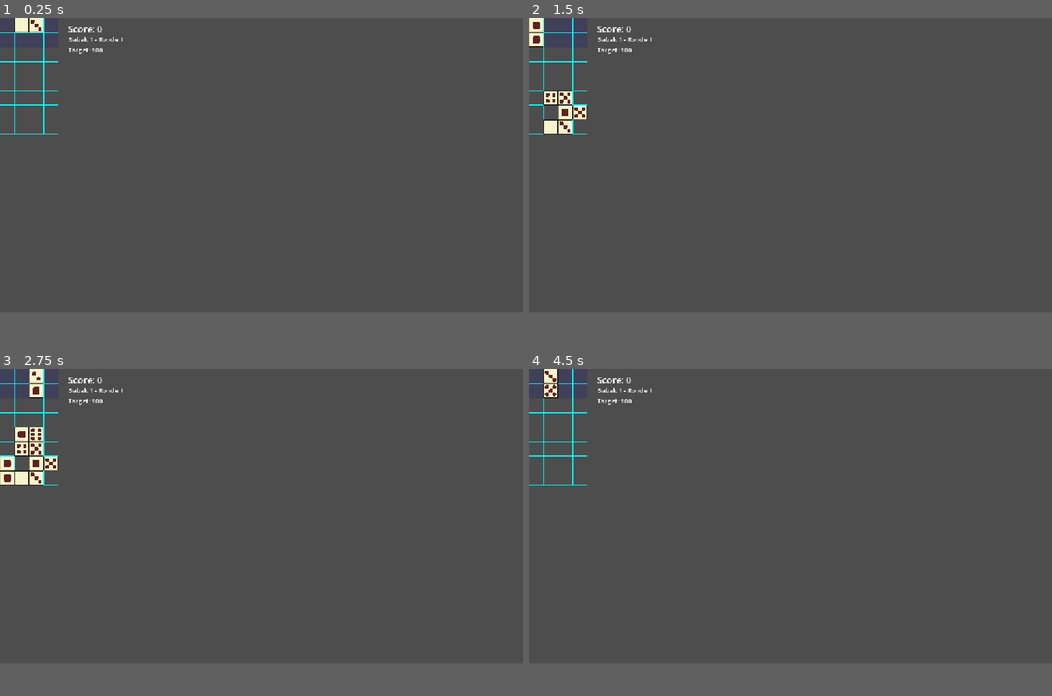
Above: before the commit, frames 1-4 (two rows, left to right).
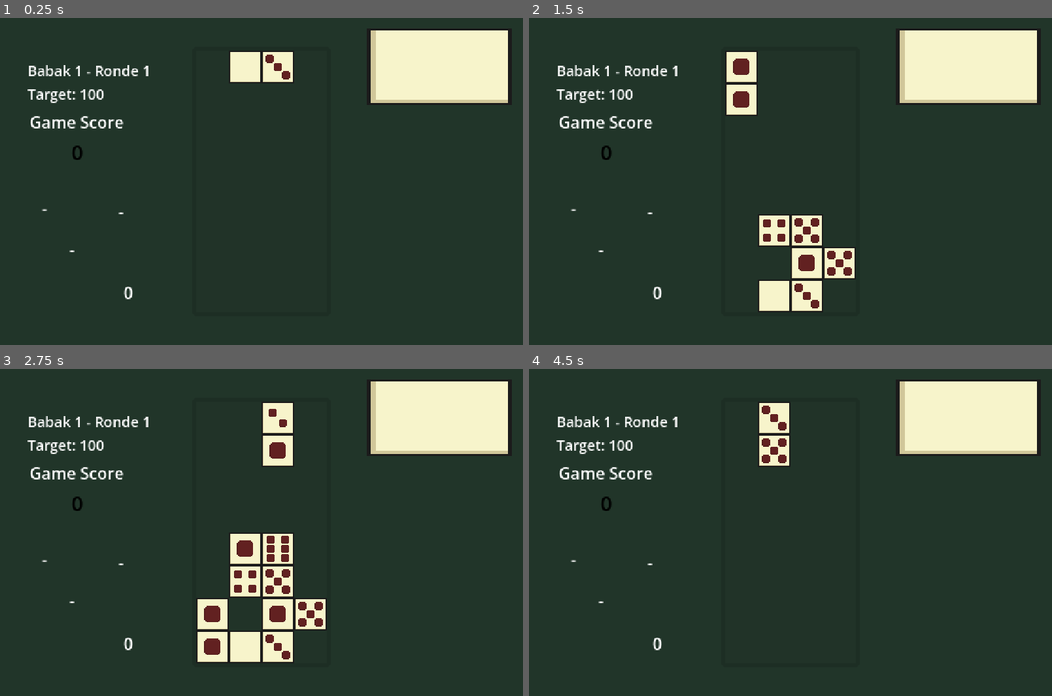
Above: after the commit, the same moments.

Repository: dreadnought24-rgb/dampati
Game: Godot game, scene res://main.tscn
Two runs of this game, one before a commit and one after it. Both use one fixed random seed, a clock stepped at 60 frames per second and the inputs below. The project has no main scene, so this scene is started directly.
Inputs:
- Up to frame 1 (0.25 s): no input
- Up to frame 2 (1.5 s): tap Enter (ui_accept) at 0.5, 0.77, 1.25 s; hold Right (ui_right) 0.53-1.28 s; tap Z (rotate) at 0.6, 1.35 s; hold Left (ui_left) from 1.28 s (still down)
- Up to frame 3 (2.75 s): tap Enter (ui_accept) at 1.52, 2 s; release Left (ui_left) at 2.03 s; hold Right (ui_right) from 2.03 s (still down); tap Z (rotate) at 2.1 s
- Up to frame 4 (4.5 s): tap Enter (ui_accept) at 2.75, 3.02, 3.5, 3.77 s; release Right (ui_right) at 2.78 s; hold Up (ui_up) 2.78-3.53 s; tap Z (rotate) at 2.85, 3.6 s; hold Left (ui_left) 3.53-4.25 s; click "Restart" at 4.25 s
In our replay, the window is 800x450 before the commit and 800x500 after it. These sizes can differ from the game's own. Grey fills any space a smaller window leaves; there, only what the larger window draws over its background counts as a difference.

The runs differ from the first frame. In frame 1, 90% of the frame differs, in the area x 0-100%, y 0-90%; in frame 2, 90%; in frame 3, 90%; in frame 4, 90%.

Commit message:
tampilan

Diff:
--- a/main.gd
+++ b/main.gd
@@ -15,6 +15,9 @@
 @onready var round_label: Label = $CanvasLayer/RoundLabel
 @onready var game_over_layer: CanvasLayer = $GameOverLayer
 @onready var game_over_label: Label = $GameOverLayer/Label
+@onready var nilai_label: Label = $CanvasLayer/NilaiLabel
+@onready var match_label: Label = $CanvasLayer/MatchLabel
+@onready var hasil_label: Label = $CanvasLayer/HasilLabel
 
 var grid_data: Array = []
 var grid_nodes: Array = []
@@ -54,7 +57,10 @@
 		grid_partner.append(row_partner)
 
 func grid_to_pixel(col: int, row: int) -> Vector2:
-	return Vector2(col * CELL_SIZE, row * CELL_SIZE)
+	return Vector2(
+		col * CELL_SIZE + 192,
+		row * CELL_SIZE + 32
+	)
 
 func get_cell_b_pos(col: int, row: int, offset: Vector2i) -> Vector2i:
 	return Vector2i(col + offset.x, row + offset.y)
@@ -380,20 +386,20 @@
 	game_over_layer.visible = false
 	spawn_piece()
 
-func _draw() -> void:
-	var spawn_color = Color(0.2, 0.2, 0.4, 0.5)
-	draw_rect(Rect2(0, 0, GRID_COLS * CELL_SIZE, SPAWN_ROWS * CELL_SIZE), spawn_color)
-
-	for col in range(GRID_COLS + 1):
-		var x = col * CELL_SIZE
-		draw_line(Vector2(x, 0), Vector2(x, GRID_ROWS * CELL_SIZE), Color.CYAN, 1.0)
-
-	for row in range(GRID_ROWS + 1):
-		var y = row * CELL_SIZE
-		draw_line(Vector2(0, y), Vector2(GRID_COLS * CELL_SIZE, y), Color.CYAN, 1.0)
+#func _draw() -> void:
+	#var spawn_color = Color(0.2, 0.2, 0.4, 0.5)
+	#draw_rect(Rect2(0, 0, GRID_COLS * CELL_SIZE, SPAWN_ROWS * CELL_SIZE), spawn_color)
+#
+	#for col in range(GRID_COLS + 1):
+		#var x = col * CELL_SIZE
+		#draw_line(Vector2(x, 0), Vector2(x, GRID_ROWS * CELL_SIZE), Color.CYAN, 1.0)
+#
+	#for row in range(GRID_ROWS + 1):
+		#var y = row * CELL_SIZE
+		#draw_line(Vector2(0, y), Vector2(GRID_COLS * CELL_SIZE, y), Color.CYAN, 1.0)
 
 func update_score_label() -> void:
-	score_label.text = "Score: " + str(score)
+	score_label.text = str(score)
 
 func build_deck() -> void:
 	deck.clear()
--- a/main.tscn
+++ b/main.tscn
@@ -1,9 +1,20 @@
 [gd_scene format=3 uid="uid://c6woh4xrtrjkq"]
 
 [ext_resource type="Script" uid="uid://8e5oipvj11g7" path="res://main.gd" id="1_ig7tw"]
+[ext_resource type="Texture2D" uid="uid://d1n7xfy5p8g6h" path="res://assets/bg_file/bg_u.png" id="2_0xm2m"]
+[ext_resource type="Texture2D" uid="uid://sfhvslohlt2y" path="res://assets/sprites/l0_sprite_1.png" id="3_h2yge"]
 
 [node name="main" type="Node2D" unique_id=2117175078]
 script = ExtResource("1_ig7tw")
+
+[node name="ArenaBackground" type="Sprite2D" parent="." unique_id=27152710]
+texture = ExtResource("2_0xm2m")
+centered = false
+
+[node name="Sprite2D" type="Sprite2D" parent="." unique_id=1380302716]
+position = Vector2(430, 47.5)
+scale = Vector2(4.4375, 2.34375)
+texture = ExtResource("3_h2yge")
 
 [node name="Timer" type="Timer" parent="." unique_id=2030278574]
 autostart = true
@@ -11,42 +22,79 @@
 [node name="CanvasLayer" type="CanvasLayer" parent="." unique_id=1855453903]
 
 [node name="Label" type="Label" parent="CanvasLayer" unique_id=1467084184]
-offset_left = 150.0
-offset_top = 10.0
-offset_right = 211.0
-offset_bottom = 33.0
+offset_left = 70.0
+offset_top = 117.0
+offset_right = 85.0
+offset_bottom = 145.0
+theme_override_colors/font_color = Color(0, 0, 0, 1)
 theme_override_font_sizes/font_size = 20
-text = "Score: 0"
+text = "0"
 
 [node name="RoundLabel" type="Label" parent="CanvasLayer" unique_id=313877286]
-offset_left = 151.0
-offset_top = 37.0
-offset_right = 289.0
-offset_bottom = 60.0
+offset_left = 27.0
+offset_top = 42.0
+offset_right = 153.0
+offset_bottom = 65.0
 theme_override_font_sizes/font_size = 14
 text = "Babak 1 - Ronde 1"
+
+[node name="koin" type="Label" parent="CanvasLayer" unique_id=1785471678]
+offset_left = 121.0
+offset_top = 257.0
+offset_right = 161.0
+offset_bottom = 280.0
+text = "0"
+
+[node name="game score\\" type="Label" parent="CanvasLayer" unique_id=22168794]
+offset_left = 29.0
+offset_top = 90.0
+offset_right = 122.0
+offset_bottom = 113.0
+text = "Game Score"
+
+[node name="Nilai" type="Label" parent="CanvasLayer" unique_id=1797979417]
+offset_left = 41.0
+offset_top = 175.0
+offset_right = 59.0
+offset_bottom = 198.0
+text = "-"
+
+[node name="Match" type="Label" parent="CanvasLayer" unique_id=1690428435]
+offset_left = 116.0
+offset_top = 178.0
+offset_right = 156.0
+offset_bottom = 201.0
+text = "-"
+
+[node name="Hasil" type="Label" parent="CanvasLayer" unique_id=181822838]
+offset_left = 68.0
+offset_top = 215.0
+offset_right = 108.0
+offset_bottom = 238.0
+text = "-"
 
 [node name="GameOverLayer" type="CanvasLayer" parent="." unique_id=1253865483]
 visible = false
 
 [node name="ColorRect" type="ColorRect" parent="GameOverLayer" unique_id=1474317654]
-offset_top = 87.0
-offset_right = 128.0
-offset_bottom = 171.0
+offset_left = 128.0
+offset_top = 95.0
+offset_right = 394.0
+offset_bottom = 263.0
 color = Color(0, 0, 0, 1)
 
 [node name="Label" type="Label" parent="GameOverLayer" unique_id=599294979]
-offset_left = 20.0
-offset_top = 90.0
-offset_right = 107.0
-offset_bottom = 113.0
+offset_left = 218.0
+offset_top = 106.0
+offset_right = 305.0
+offset_bottom = 129.0
 text = "Game Over"
 
 [node name="RestartButton" type="Button" parent="GameOverLayer" unique_id=876818097]
-offset_left = 30.0
-offset_top = 140.0
-offset_right = 95.0
-offset_bottom = 171.0
+offset_left = 231.0
+offset_top = 154.0
+offset_right = 296.0
+offset_bottom = 185.0
 text = "Restart"
 
 [connection signal="timeout" from="Timer" to="." method="_on_timer_timeout"]
--- a/project.godot
+++ b/project.godot
@@ -16,8 +16,11 @@
 
 [display]
 
-window/stretch/mode="canvas_items"
-window/stretch/aspect="expand"
+window/size/viewport_width=512
+window/size/viewport_height=320
+window/size/window_width_override=1024
+window/size/window_height_override=640
+window/stretch/mode="viewport"
 
 [input]
 
Binary file added: assets/bg_file/bg_u.png
Not shown, added: assets/bg_file/bg_u.png.import
